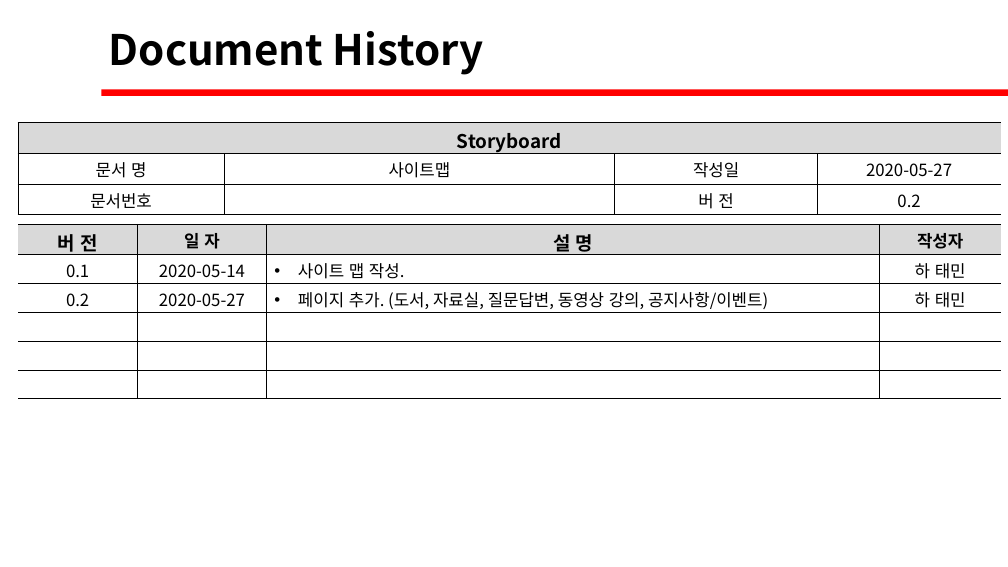
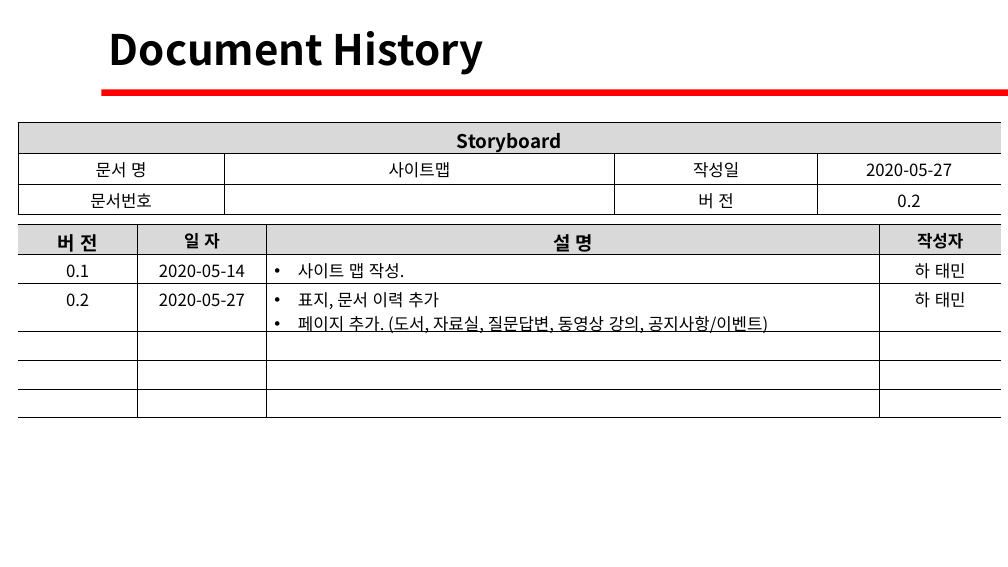
Before and after one commit to David-Ha-1217/Publisher_Portfolio, a slide deck: slide 2 of Documents/사이트맵.pptx. Drawn at 1008x567 pixels with LibreOffice and Linux fonts; fonts in the diff are those of the drawing. Boxes give left, top, right and bottom in pixels: in the first picture for what was removed or moved away, otherwise in the second. Text is boxed around its words. In the diff, an @@ line names an element or a change of style, - is before the commit and + after.

Commit message:
(2020-06-03) 문서 및 index 파일 수정.

```diff
--- a/Documents/사이트맵.pptx
+++ b/Documents/사이트맵.pptx
@@ table at (18,225,1001,418) @@
-row 3, column 3: 페이지 추가. (도서, 자료실, 질문답변, 동영상 강의, 공지사항/이벤트)
+row 3, column 3: 표지, 문서 이력 추가 / 페이지 추가. (도서, 자료실, 질문답변, 동영상 강의, 공지사항/이벤트)
```
Also in this commit, not shown: 5 other files.
